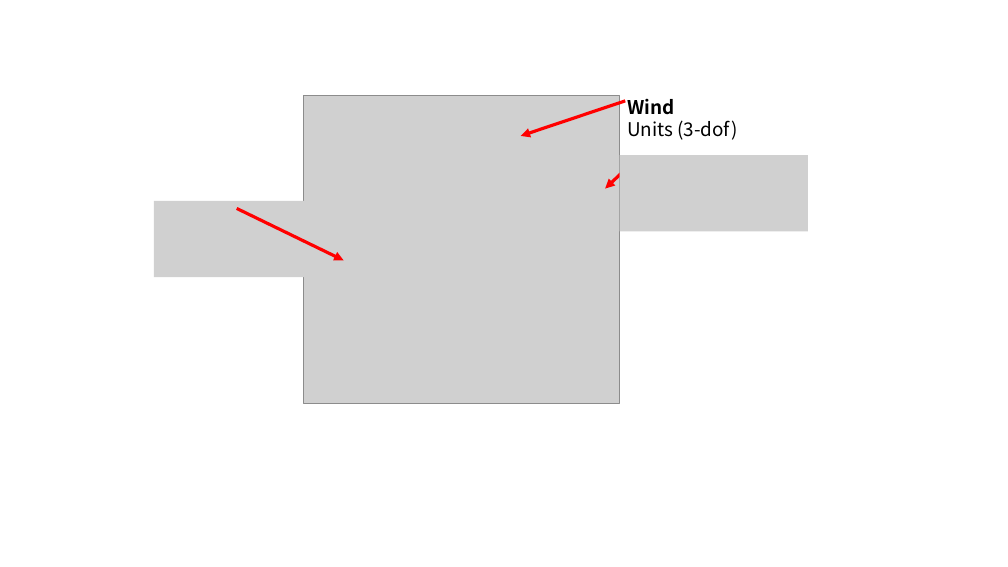
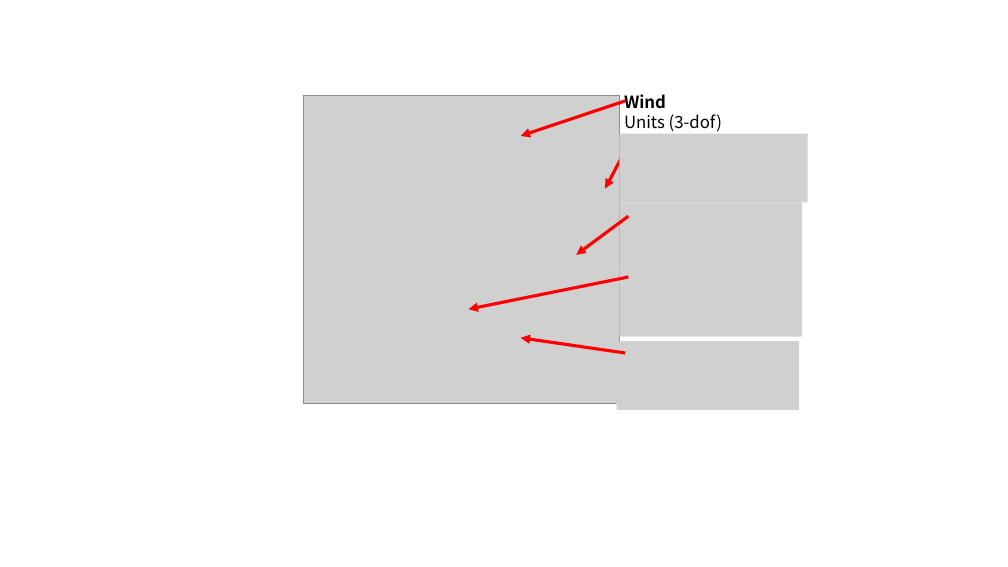
Before and after one commit to Small-Island/VRSJ2024, a slide deck: slide 2 of fig.pptx. Drawn at 1008x567 pixels with LibreOffice and Linux fonts; fonts in the diff are those of the drawing; grey boxes stand for pictures. Boxes give left, top, right and bottom in pixels: in the first picture for what was removed or moved away, otherwise in the second. Text is boxed around its words. In the diff, an @@ line names an element or a change of style, - is before the commit and + after.

```diff
--- a/fig.pptx
+++ b/fig.pptx
@@ text "Wind" at (624,94,722,131): size 18 to 16 pt @@
@@ picture: place and size @@
-picture at (620,155,808,231)
+picture at (619,134,808,203)
@@ arrow moved from (625, 169) - (605, 188) to (625, 150) - (605, 188) @@
@@ picture removed at (154,201,337,278) @@
@@ arrow moved from (237, 209) - (344, 260) to (628, 216) - (576, 255) @@
@@ group added at (469,203,802,410): 3 pictures, 2 arrows @@
```
Also in this commit, not shown: 2 slides added, 18 other files.
